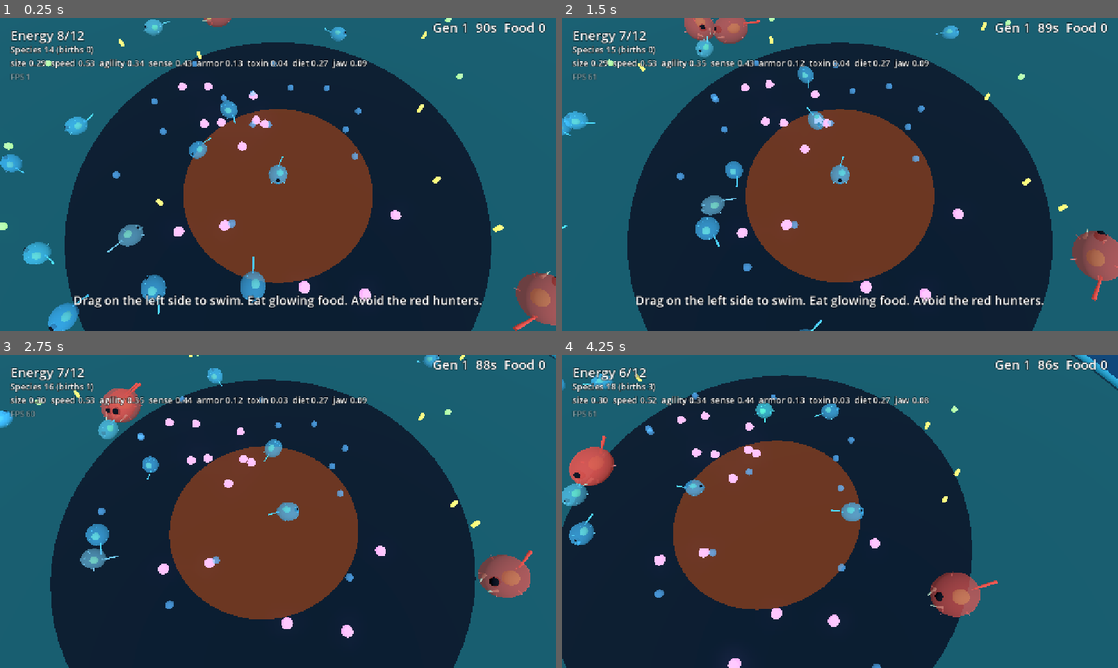
Above: before the commit, frames 1-4 (two rows, left to right).
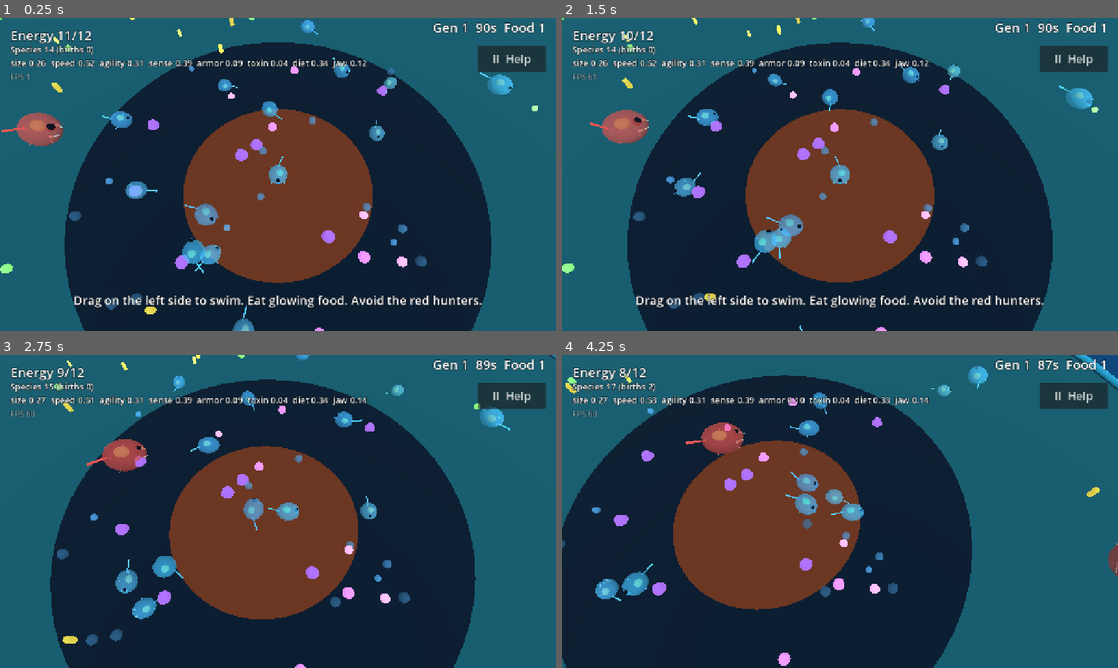
Above: after the commit, the same moments.

Repository: drag0nblad3/Sporelike-
Game: Godot game, scene res://scenes/main.tscn
The game is run twice, just before and just after one commit, with the same random seed, the same clock (stepped at 60 frames per second) and the same inputs.
Inputs (mouse positions are in pixels of both pictures, inside the frame that each line leads up to):
- Up to frame 1 (0.25 s): no input
- Up to frame 2 (1.5 s): click (1073, 58) at 0.5 s, where only the run after the commit has a clickable "II Help"; click (623, 46) at 1.25 s, where only the run after the commit has a clickable "Resume"
- Up to frame 3 (2.75 s): move the mouse to (400, 495) at 2.02 s; hold Right (ui_right) from 2.03 s (still down); click (400, 495) at 2.17 s
- Up to frame 4 (4.25 s): release Right (ui_right) at 2.75 s; drag from (728, 527) to (812, 574) at 2.77 s; move the mouse to (895, 442) at 3.52 s; hold Right (ui_right) from 3.53 s (still down)

The runs differ from the first frame. In frame 1, 10% of the frame differs, in the area x 0-100%, y 0-100%; in frame 2, 9.5%; in frame 3, 8.9%; in frame 4, 8.6%.

Commit message:
Add per-piece food difficulty and a pause menu glossary
Each food piece rolls a grade: richer pieces are harder to crack, harder
to spot, or flee faster, and look bigger and darker. A pause button opens
a glossary of every in-game term.

Co-Authored-By: Claude Opus 5.5 <noreply@anthropic.com>
Claude-Session: https://claude.ai/code/session_01LRZhwzL1ScNEsSmFRd9Hjh

Diff:
--- a/scripts/core/food_kind.gd
+++ b/scripts/core/food_kind.gd
@@ -8,8 +8,9 @@
 var color := Color.WHITE
 var energy := 2.0
 var is_plant := true
-## Jaw trait needed to crack it.
-var hardness := 0.0
+## Jaw trait needed to crack it, from the easiest piece to the toughest.
+var hardness_min := 0.0
+var hardness_max := 0.0
 ## Fraction of the eater's sense range at which it can be noticed.
 var visibility := 1.0
 var drift_speed := 0.0
@@ -25,15 +26,18 @@
 static func all() -> Array[FoodKind]:
 	# Algae: plentiful in the sunlit outer shallows. Easy, low value.
 	var algae := _make("algae", Color(0.45, 1.0, 0.4), 2.5, true, 14.0, 29.0, 45, 0.3)
+	algae.hardness_max = 0.3
 
 	# Plankton: drifts and darts away. Rich, but needs speed or agility.
 	var plankton := _make("plankton", Color(1.0, 0.9, 0.3), 3.5, false, 6.0, 24.0, 18, 0.9)
 	plankton.drift_speed = 1.2
 	plankton.flee_speed = 5.5
+	plankton.hardness_max = 0.1
 
 	# Shells: around the warm central vents. Very rich, needs a strong jaw.
 	var shells := _make("shells", Color(0.75, 0.45, 1.0), 5.0, false, 0.0, 10.0, 14, 1.2)
-	shells.hardness = 0.45
+	shells.hardness_min = 0.3
+	shells.hardness_max = 0.7
 	shells.size = 0.3
 
 	# Motes: faint glowing spores in the deep center. Only keen senses find them.
--- a/scripts/core/genome.gd
+++ b/scripts/core/genome.gd
@@ -87,19 +87,21 @@
 		+ 0.2 * value_of("jaw")
 
 
-func can_eat(kind: FoodKind) -> bool:
-	return value_of("jaw") >= kind.hardness
+## Whether the jaw is strong enough for food of this hardness.
+func can_crack(hardness: float) -> bool:
+	return value_of("jaw") >= hardness
 
 
-## Energy gained from one item, after digestive efficiency.
-func food_value(kind: FoodKind) -> float:
-	var efficiency := lerpf(1.0, 0.3, value_of("diet")) if kind.is_plant \
+## Energy gained from food worth `energy`, after digestive efficiency.
+func digest(energy: float, is_plant: bool) -> float:
+	var efficiency := lerpf(1.0, 0.3, value_of("diet")) if is_plant \
 		else lerpf(0.3, 1.0, value_of("diet"))
-	return kind.energy * efficiency
+	return energy * efficiency
 
 
-func detect_range(kind: FoodKind) -> float:
-	return sense_range() * kind.visibility
+## How far away food this visible (0..1) can be noticed.
+func notice_range(visibility: float) -> float:
+	return sense_range() * visibility
 
 
 func color() -> Color:
--- /dev/null
+++ b/scripts/ui/glossary.gd
@@ -0,0 +1,49 @@
+class_name Glossary
+extends RefCounted
+## The in-game explanations of every term, shown in the pause menu.
+## Keep this in step with Genome, FoodKind and the population screen.
+
+const TEXT := """[font_size=34][b]How it works[/b][/font_size]
+
+[b]Energy[/b]: your fuel. Every trait costs energy each second just to have \
+(its upkeep). Eat to refill it. At zero you starve.
+
+[font_size=28][b]Traits[/b][/font_size] (0 to 1; higher is stronger but costs more upkeep)
+[b]Size[/b]: a bigger body with a longer reach, but slower to turn.
+[b]Speed[/b]: top swimming speed. Catches darting food and outruns hunters.
+[b]Agility[/b]: how fast you speed up and turn.
+[b]Sense[/b]: how far away you notice food and hunters.
+[b]Armor[/b]: spikes that can deflect a hunter's bite.
+[b]Toxin[/b]: poison that stings a hunter that bites you. Stung hunters back \
+off for a while and learn to avoid toxic prey.
+[b]Diet[/b]: 0 digests plants best, 1 digests meat best. In between gets less from both.
+[b]Jaw[/b]: bite strength. Food harder than your jaw cannot be eaten at all.
+
+[font_size=28][b]Food[/b][/font_size]
+[b]Algae[/b] (green, plant): plentiful in the sunlit outer ring. Easy, low value.
+[b]Plankton[/b] (yellow, meat): drifts in the middle ring and darts away when \
+you come close. Rich if you can catch it.
+[b]Shells[/b] (purple, meat): around the warm center. Very rich, but need a strong jaw.
+[b]Motes[/b] (faint blue, plant): in the deep center. Hard to see, so they need keen sense.
+
+[b]Food grades[/b]: every piece is a little different. Bigger, darker pieces \
+are worth more energy but are tougher to crack, harder to spot, or flee faster. \
+Small pale pieces are easy pickings.
+
+[font_size=28][b]Dangers[/b][/font_size]
+[b]Hunters[/b] (red): predators that chase the nearest prey they want. \
+Armor and toxin both make them think twice.
+
+[font_size=28][b]Generations[/b][/font_size]
+[b]Generation[/b]: a timed round (top right shows time left). It ends when \
+the timer runs out or you die.
+[b]Species[/b]: the other cells of your kind. They eat, breed and die on \
+their own. The top-left line shows their average traits.
+[b]Births[/b]: well-fed cells split into offspring with small random mutations.
+[b]Population screen[/b]: between generations it shows how your species \
+changed and what killed it.
+[b]Mutation choice[/b]: pick a trait to push your whole species toward.
+[b]Influence[/b]: the more food you ate this generation, the stronger your choice.
+[b]Rebirth[/b]: you return as the offspring of a surviving cell. If all \
+died, your species starts over from you.
+"""
--- a/scripts/ui/hud.gd
+++ b/scripts/ui/hud.gd
@@ -1,9 +1,10 @@
 class_name Hud
 extends CanvasLayer
-## On-screen text and the touch joystick. The population screen is added as
-## a child by main.gd.
+## On-screen text, the touch joystick, and the pause button with its menu.
+## The population screen is added as a child by main.gd.
 
 var joystick: VirtualJoystick
+var pause_menu: PauseMenu
 
 var _status: Label
 var _generation: Label
@@ -32,6 +33,19 @@
 	_hint = _center_label(-90.0, 28)
 	_hint.text = "Drag on the left side to swim. Eat glowing food. Avoid the red hunters."
 	_message = _center_label(-200.0, 40)
+
+	var pause := Button.new()
+	pause.text = "II  Help"
+	pause.add_theme_font_size_override("font_size", 26)
+	pause.set_anchors_and_offsets_preset(Control.PRESET_TOP_RIGHT)
+	pause.offset_left = -180.0
+	pause.offset_right = -24.0
+	pause.offset_top = 64.0
+	pause.offset_bottom = 124.0
+	add_child(pause)
+	pause_menu = PauseMenu.new()
+	add_child(pause_menu)
+	pause.pressed.connect(pause_menu.open)
 
 
 func _process(delta: float) -> void:
--- /dev/null
+++ b/scripts/ui/pause_menu.gd
@@ -0,0 +1,76 @@
+class_name PauseMenu
+extends Control
+## Pauses the game and shows the glossary of in-game terms. Opened from the
+## HUD's pause button or Esc; Resume (or Esc again) closes it.
+
+const MARGIN := 32
+
+var _text: RichTextLabel
+
+
+func _ready() -> void:
+	process_mode = Node.PROCESS_MODE_ALWAYS
+	set_anchors_preset(Control.PRESET_FULL_RECT)
+	visible = false
+
+	var shade := ColorRect.new()
+	shade.color = Color(0.0, 0.03, 0.06, 0.9)
+	shade.set_anchors_preset(Control.PRESET_FULL_RECT)
+	add_child(shade)
+
+	var frame := MarginContainer.new()
+	frame.set_anchors_preset(Control.PRESET_FULL_RECT)
+	for side in ["left", "right", "top", "bottom"]:
+		frame.add_theme_constant_override("margin_" + side, MARGIN)
+	add_child(frame)
+
+	var column := VBoxContainer.new()
+	column.add_theme_constant_override("separation", 12)
+	frame.add_child(column)
+
+	var resume := Button.new()
+	resume.text = "Resume"
+	resume.custom_minimum_size = Vector2(220, 72)
+	resume.size_flags_horizontal = Control.SIZE_SHRINK_CENTER
+	resume.add_theme_font_size_override("font_size", 28)
+	resume.pressed.connect(close)
+	column.add_child(resume)
+
+	var scroll := ScrollContainer.new()
+	scroll.size_flags_vertical = Control.SIZE_EXPAND_FILL
+	scroll.horizontal_scroll_mode = ScrollContainer.SCROLL_MODE_DISABLED
+	column.add_child(scroll)
+
+	_text = RichTextLabel.new()
+	_text.bbcode_enabled = true
+	_text.fit_content = true
+	_text.scroll_active = false
+	_text.size_flags_horizontal = Control.SIZE_EXPAND_FILL
+	_text.add_theme_font_size_override("normal_font_size", 22)
+	_text.add_theme_font_size_override("bold_font_size", 22)
+	_text.text = Glossary.TEXT
+	scroll.add_child(_text)
+
+
+func _unhandled_input(event: InputEvent) -> void:
+	if event.is_action_pressed("ui_cancel"):
+		if visible:
+			close()
+		else:
+			open()
+		get_viewport().set_input_as_handled()
+
+
+## Pauses the game, unless something else (the population screen) already has.
+func open() -> void:
+	if visible or get_tree().paused:
+		return
+	get_tree().paused = true
+	visible = true
+
+
+func close() -> void:
+	if not visible:
+		return
+	visible = false
+	get_tree().paused = false
--- a/scripts/world/food_field.gd
+++ b/scripts/world/food_field.gd
@@ -24,7 +24,8 @@
 	kinds = FoodKind.all()
 	for kind in kinds:
 		_meshes[kind.id] = FoodLook.mesh_for(kind)
-		_materials[kind.id] = FoodLook.material_for(kind)
+		for tier in FoodItem.TIERS:
+			_materials["%s%d" % [kind.id, tier]] = FoodLook.material_for(kind, tier)
 		_counts[kind.id] = 0
 		_timers[kind.id] = 0.0
 		for _i in kind.target_count:
@@ -43,7 +44,7 @@
 func startle_near(threats: Array[Vector2]) -> void:
 	for child in get_children():
 		var item := child as FoodItem
-		if item.kind.flee_speed <= 0.0:
+		if item.flee_speed <= 0.0:
 			continue
 		for t in threats:
 			if item.flat_pos().distance_squared_to(t) < STARTLE_RANGE * STARTLE_RANGE:
@@ -60,12 +61,12 @@
 		if child.is_queued_for_deletion():
 			continue
 		var item := child as FoodItem
-		if not org.genome.can_eat(item.kind):
+		if not org.genome.can_crack(item.hardness):
 			continue
 		var d := me.distance_to(item.flat_pos())
-		if d > org.genome.detect_range(item.kind):
+		if d > org.genome.notice_range(item.visibility):
 			continue
-		var score := org.genome.food_value(item.kind) / (d + 1.0)
+		var score := org.genome.digest(item.energy, item.kind.is_plant) / (d + 1.0)
 		if score > best_score:
 			best_score = score
 			best = item
@@ -83,9 +84,9 @@
 		var reach := org.radius() + item.kind.size
 		if me.distance_squared_to(item.flat_pos()) > reach * reach:
 			continue
-		if not org.genome.can_eat(item.kind):
+		if not org.genome.can_crack(item.hardness):
 			continue
-		gained += org.genome.food_value(item.kind)
+		gained += org.genome.digest(item.energy, item.kind.is_plant)
 		_counts[item.kind.id] -= 1
 		item.queue_free()
 	return gained
@@ -93,10 +94,10 @@
 
 func _spawn(kind: FoodKind) -> void:
 	var item := FoodItem.new()
-	item.kind = kind
+	item.roll(kind, rng)
 	item.arena_radius = arena_radius
 	item.mesh = _meshes[kind.id]
-	item.material_override = _materials[kind.id]
+	item.material_override = _materials["%s%d" % [kind.id, item.tier()]]
 	var outer := minf(kind.zone_max, arena_radius - 1.0)
 	var dist := sqrt(rng.randf_range(kind.zone_min * kind.zone_min, outer * outer))
 	var p := Vector2.from_angle(rng.randf() * TAU) * dist
--- a/scripts/world/food_item.gd
+++ b/scripts/world/food_item.gd
@@ -1,9 +1,18 @@
 class_name FoodItem
 extends MeshInstance3D
-## One piece of food. Some kinds drift around and dart away from anything
-## that comes close.
+## One piece of food. Each piece rolls its own grade within its kind: higher
+## grades are worth more but are tougher, faster to flee, or harder to see.
+## Some kinds drift around and dart away from anything that comes close.
+
+const TIERS := 3
 
 var kind: FoodKind
+## 0 = easiest piece of its kind, 1 = hardest and most valuable.
+var grade := 0.0
+var energy := 0.0
+var hardness := 0.0
+var visibility := 1.0
+var flee_speed := 0.0
 var velocity := Vector2.ZERO
 var arena_radius := 30.0
 
@@ -16,14 +25,29 @@
 	_phase = randf() * TAU
 
 
+func roll(food_kind: FoodKind, rng: RandomNumberGenerator) -> void:
+	kind = food_kind
+	grade = rng.randf()
+	energy = kind.energy * lerpf(0.7, 1.5, grade)
+	hardness = lerpf(kind.hardness_min, kind.hardness_max, grade)
+	visibility = minf(kind.visibility * lerpf(1.3, 0.7, grade), 1.0)
+	flee_speed = kind.flee_speed * lerpf(0.6, 1.4, grade)
+	scale = Vector3.ONE * lerpf(0.8, 1.35, grade)
+
+
+## 0, 1 or 2: which colour tier to draw this piece with.
+func tier() -> int:
+	return mini(int(grade * TIERS), TIERS - 1)
+
+
 func flat_pos() -> Vector2:
 	return Vector2(position.x, position.z)
 
 
 ## Dart away from a nearby threat, if this kind can.
 func startle(from: Vector2) -> void:
-	if kind.flee_speed > 0.0:
-		velocity = (flat_pos() - from).normalized() * kind.flee_speed
+	if flee_speed > 0.0:
+		velocity = (flat_pos() - from).normalized() * flee_speed
 
 
 func _process(delta: float) -> void:
--- a/scripts/world/food_look.gd
+++ b/scripts/world/food_look.gd
@@ -25,11 +25,15 @@
 			return sphere
 
 
-static func material_for(kind: FoodKind) -> StandardMaterial3D:
+## Tier 0 is the easy, bright version; higher tiers are deeper and duller,
+## so tougher, richer pieces read as different at a glance.
+static func material_for(kind: FoodKind, tier: int) -> StandardMaterial3D:
+	var tint := kind.color.darkened(0.22 * tier)
+	tint.a = kind.color.a
 	var mat := StandardMaterial3D.new()
-	mat.albedo_color = kind.color
+	mat.albedo_color = tint
 	mat.emission_enabled = true
-	mat.emission = Color(kind.color.r, kind.color.g, kind.color.b)
+	mat.emission = Color(tint.r, tint.g, tint.b)
 	# Faint kinds glow faintly and are see-through.
 	mat.emission_energy_multiplier = lerpf(0.3, 1.5, kind.visibility)
 	if kind.color.a < 1.0:
